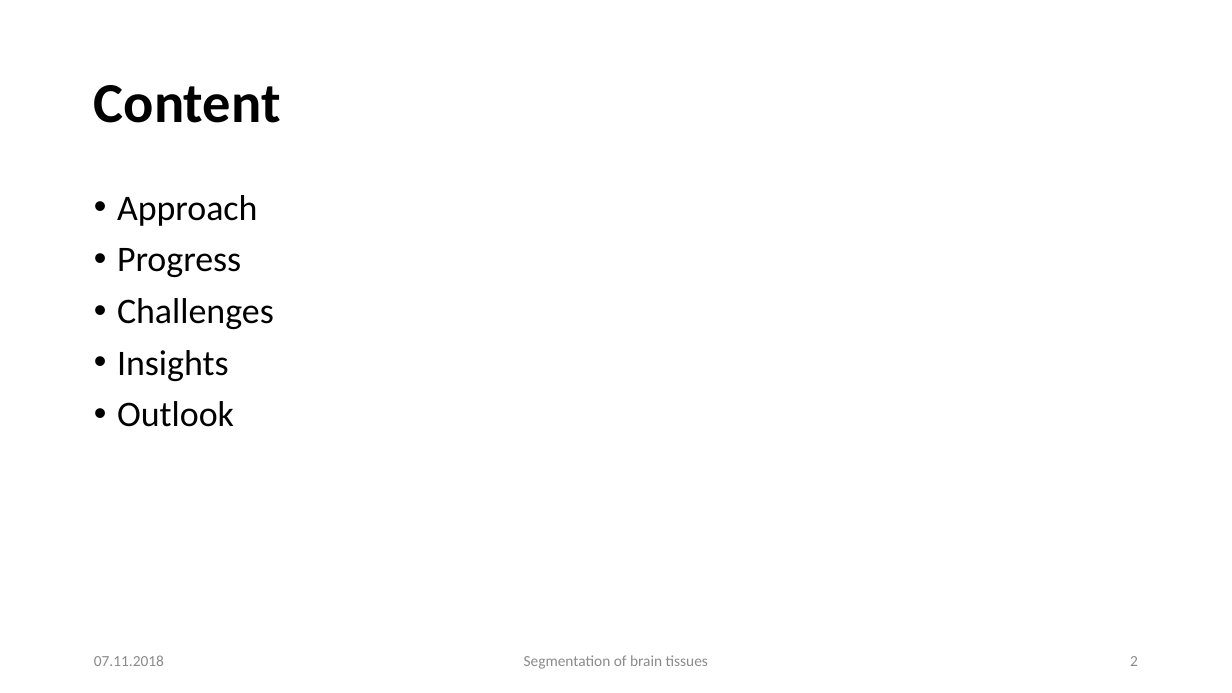
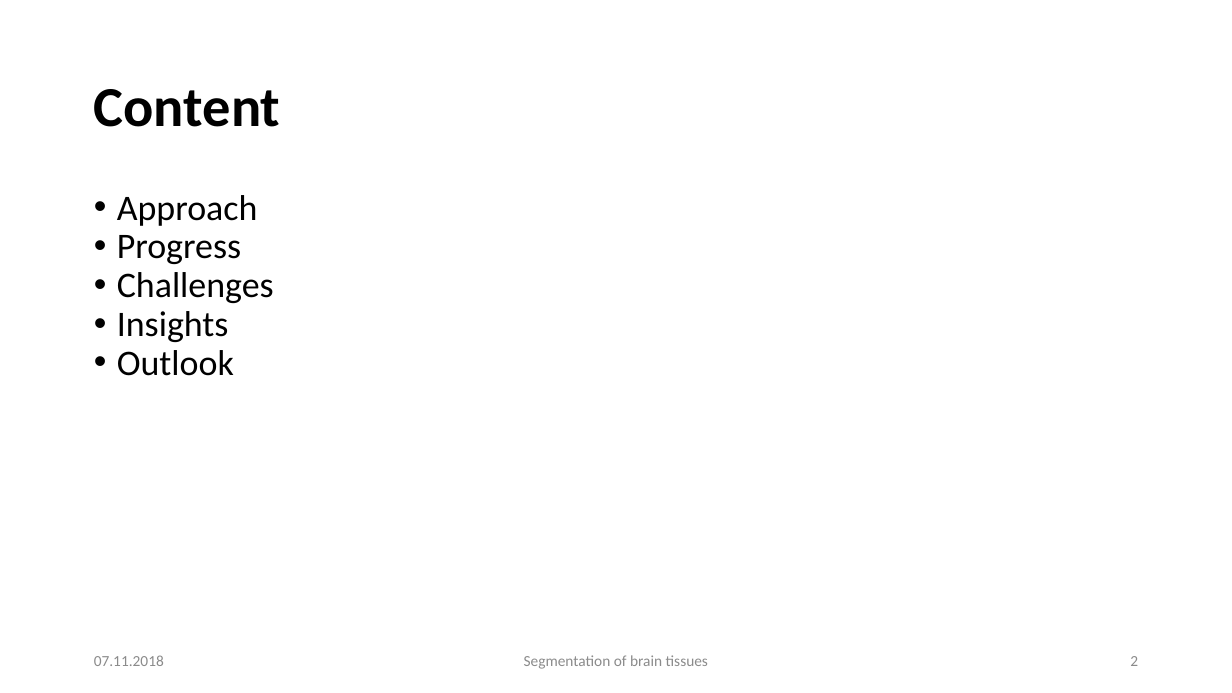
Before and after one commit to mhayoz/MIALab, a slide deck: slide 2 of Midterm Mialab.pptx. Drawn at 1232x693 pixels with LibreOffice and Linux fonts; fonts in the diff are those of the drawing; background and template pictures are left out. Boxes give left, top, right and bottom in pixels: in the first picture for what was removed or moved away, otherwise in the second. Text is boxed around its words. In the diff, an @@ line names an element or a change of style, - is before the commit and + after.

```diff
--- a/Midterm Mialab.pptx
+++ b/Midterm Mialab.pptx
@@ text "Content" at (x1=94, y1=89, x2=281, y2=127): line spacing 0.9 to 1 @@
@@ text "Approach" at (x1=117, y1=195, x2=274, y2=376): less space between paragraphs @@
@@ text "07.11.2018" at (x1=94, y1=655, x2=164, y2=666): text colour #8C8C8C to #8B8B8B @@
@@ text "Segmentation of brain tissues" at (x1=524, y1=655, x2=708, y2=669): text colour #8C8C8C to #8B8B8B @@
```
Also in this commit, not shown: 6 other slides changed, 2 slides added.
